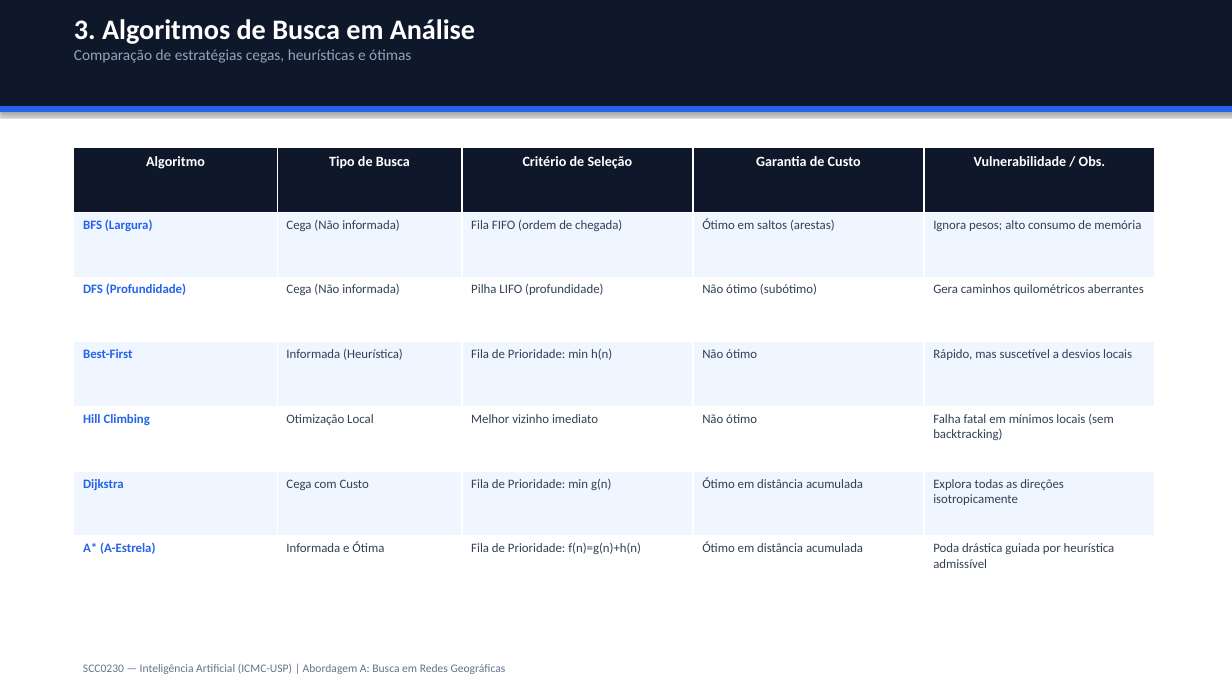
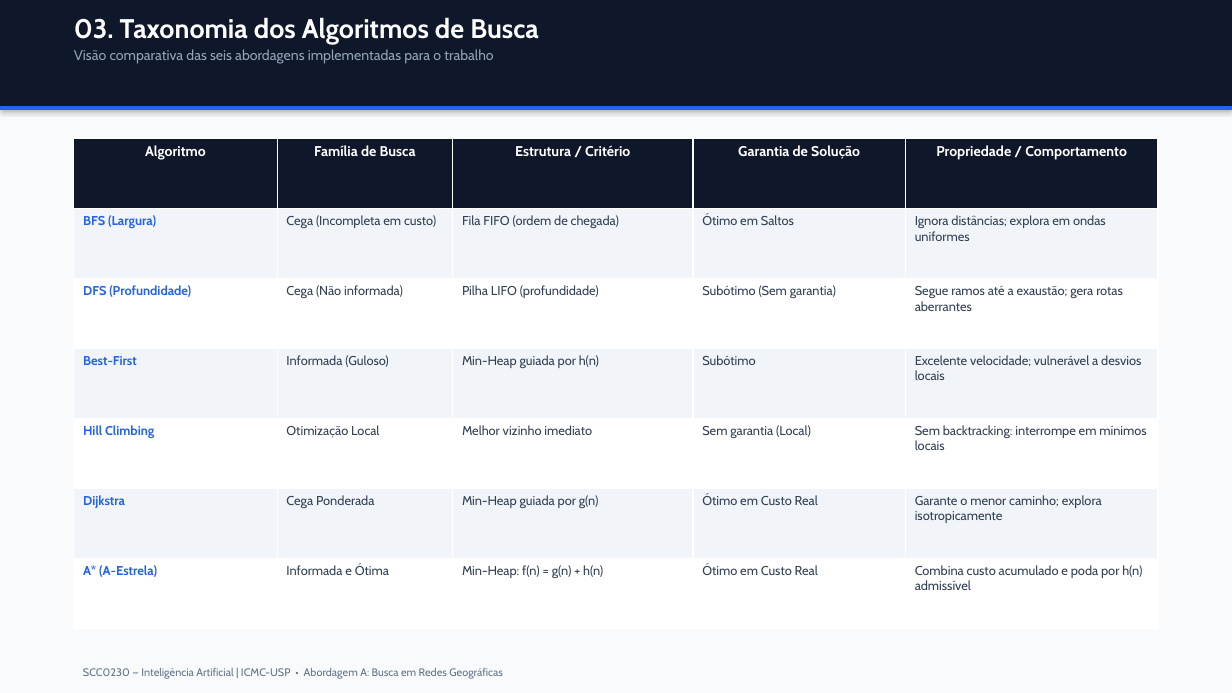
Before and after one commit to pietroggu/rede-geografica-trabalho-ia, a slide deck: slide 4 of outputs/apresentacao_busca_redes.pptx. Drawn at 1232x693 pixels with LibreOffice and Linux fonts; fonts in the diff are those of the drawing. Boxes give left, top, right and bottom in pixels: in the first picture for what was removed or moved away, otherwise in the second. Text is boxed around its words. In the diff, an @@ line names an element or a change of style, - is before the commit and + after.

```diff
--- a/outputs/apresentacao_busca_redes.pptx
+++ b/outputs/apresentacao_busca_redes.pptx
@@ rectangle: place and size @@
-rectangle at [0,106,1232,112]
+rectangle at [0,0,1232,106]
@@ rectangle at [0,0,1232,106]: fill #2563EB to #0F172A; outline #2563EB 0.75 pt to none @@
@@ rectangle: place and size @@
-rectangle at [0,0,1232,106]
+rectangle at [0,0,1232,693]
@@ rectangle at [0,0,1232,693]: fill #0F172A to #F8FAFC; outline #0F172A 0.75 pt to none @@
@@ text removed at [74,19,475,63] @@
-3. Algoritmos de Busca em Análise
-Comparação de estratégias cegas, heurísticas e ótimas
@@ text added at [74,17,538,64], 11 pt, text #94A3B8 @@
+03. Taxonomia dos Algoritmos de Busca
+Visão comparativa das seis abordagens implementadas para o trabalho
@@ rectangle added at [0,106,1232,110], fill #2563EB @@
@@ table at [74,139,1158,628] @@
-row 1: Algoritmo | Tipo de Busca | Critério de Seleção | Garantia de Custo | Vulnerabilidade / Obs.
+row 1: Algoritmo | Família de Busca | Estrutura / Critério | Garantia de Solução | Propriedade / Comportamento
-row 2: BFS (Largura) | Cega (Não informada) | Fila FIFO (ordem de chegada) | Ótimo em saltos (arestas) | Ignora pesos; alto consumo de memória
+row 2: BFS (Largura) | Cega (Incompleta em custo) | Fila FIFO (ordem de chegada) | Ótimo em Saltos | Ignora distâncias; explora em ondas uniformes
-row 3, column 4: Não ótimo (subótimo)
+row 3, column 4: Subótimo (Sem garantia)
-row 3, column 5: Gera caminhos quilométricos aberrantes
+row 3, column 5: Segue ramos até a exaustão; gera rotas aberrantes
-row 4: Best-First | Informada (Heurística) | Fila de Prioridade: min h(n) | Não ótimo | Rápido, mas suscetível a desvios locais
+row 4: Best-First | Informada (Guloso) | Min-Heap guiada por h(n) | Subótimo | Excelente velocidade; vulnerável a desvios locais
-row 5, column 4: Não ótimo
+row 5, column 4: Sem garantia (Local)
-row 5, column 5: Falha fatal em mínimos locais (sem backtracking)
+row 5, column 5: Sem backtracking: interrompe em mínimos locais
-row 6: Dijkstra | Cega com Custo | Fila de Prioridade: min g(n) | Ótimo em distância acumulada | Explora todas as direções isotropicamente
+row 6: Dijkstra | Cega Ponderada | Min-Heap guiada por g(n) | Ótimo em Custo Real | Garante o menor caminho; explora isotropicamente
-row 7: A* (A-Estrela) | Informada e Ótima | Fila de Prioridade: f(n)=g(n)+h(n) | Ótimo em distância acumulada | Poda drástica guiada por heurística admissível
+row 7: A* (A-Estrela) | Informada e Ótima | Min-Heap: f(n) = g(n) + h(n) | Ótimo em Custo Real | Combina custo acumulado e poda por h(n) admissível
@@ fill #EFF6FF to #F1F5F9 in 15 cells @@
@@ font Calibri to Cabin in "Algoritmo", "BFS (Largura)", "Fila FIFO (ordem de chegada)", "DFS (Profundidade)" and 9 more places @@
@@ table: place and size @@
-table at [74,148,1155,601]
+table at [74,139,1158,628]
@@ text at [83,668,503,679]: text changed; size 9 to 8.5 pt; font Calibri to Cabin @@
-SCC0230 — Inteligência Artificial (ICMC-USP) | Abordagem A: Busca em Redes Geográficas
+SCC0230 — Inteligência Artificial | ICMC-USP • Abordagem A: Busca em Redes Geográficas
```
Also in this commit, not shown: 11 other slides changed, 11 other files.
